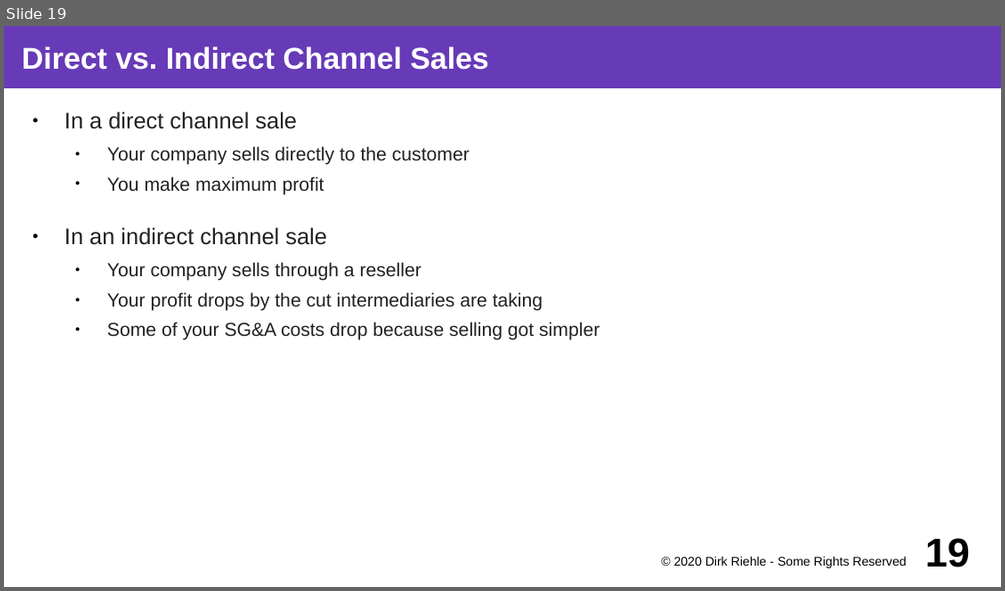
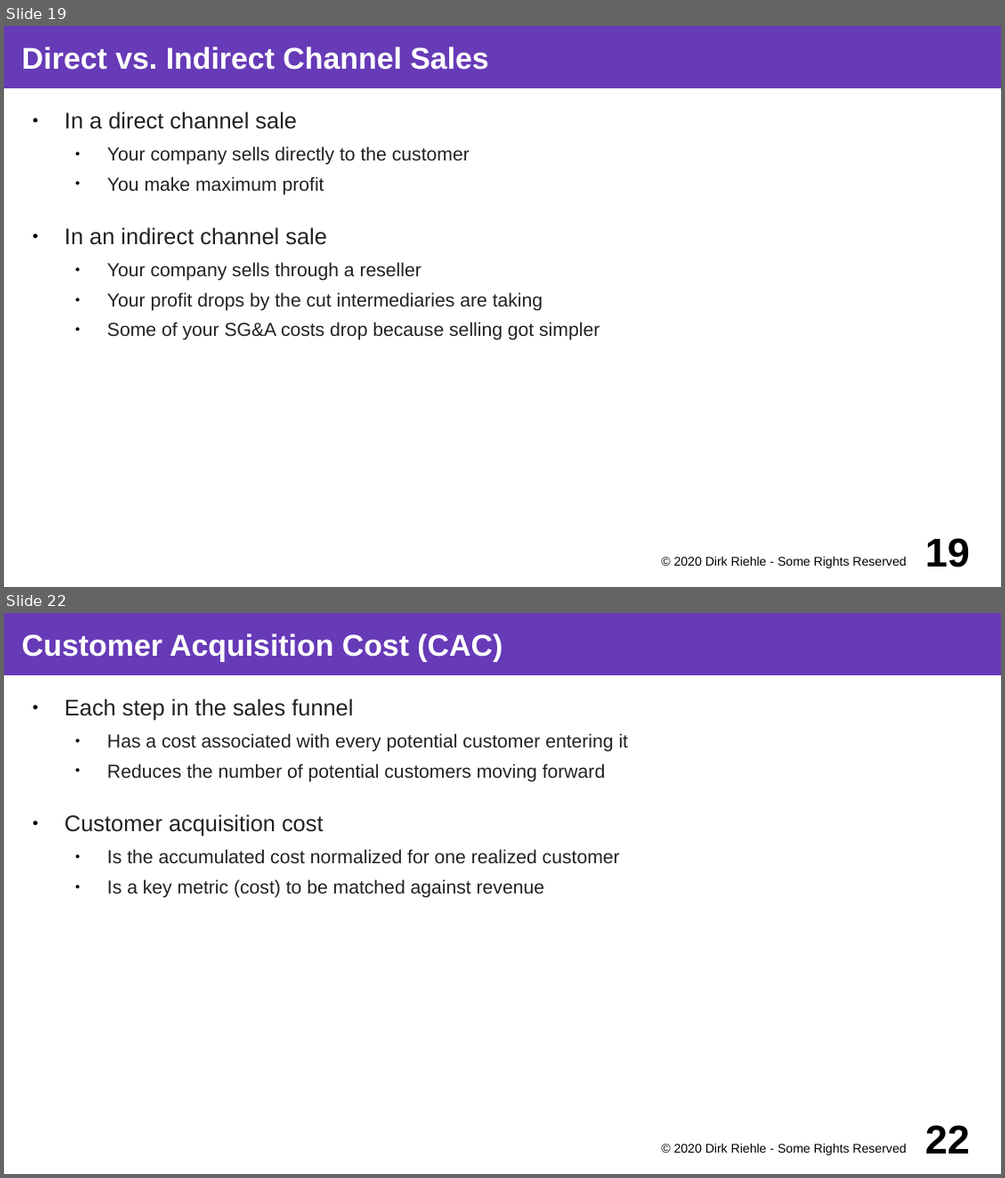
Before and after one commit to dirkriehle/coss-course, a slide deck: Lecture slides/COSS B04 - Business Models.odp. Shown one above the other, each under a label of ours: slide 19 before the commit, slides 19 and 22 after it; the slides between them are not shown. The pictures are 1005x591 and 1005x1178 pixels, drawn with LibreOffice and Linux fonts; fonts in the diff are those of the drawing. Boxes give left, top, right and bottom in pixels: in the first picture for what was removed or moved away, otherwise in the second. Text is boxed around its words. In the diff, an @@ line names an element or a change of style, - is before the commit and + after.

```diff
--- a/Lecture slides/COSS B04 - Business Models.odp
+++ b/Lecture slides/COSS B04 - Business Models.odp
@@ slide 22 added at box(4, 613, 1001, 1174), background #FFFFFF @@
@@ title added at box(4, 613, 1001, 675), fill #673AB7, 24 pt, text #FFFFFF, bold @@
+Customer Acquisition Cost (CAC)
@@ text added at box(65, 698, 629, 898), 15 pt, text #212121 @@
+● Each step in the sales funnel
+  ● Has a cost associated with every potential customer entering it
+  ● Reduces the number of potential customers moving forward
+● Customer acquisition cost
+  ● Is the accumulated cost normalized for one realized customer
+  ● Is a key metric (cost) to be matched against revenue
@@ text added at box(674, 1143, 906, 1155), 10 pt, text #000000 @@
+© 2020 Dirk Riehle - Some Rights Reserved
@@ page number added at box(925, 1125, 970, 1153), 32 pt, text #000000, bold @@
+22
```
Also in this commit, not shown: 14 other slides added, 1 other file.
